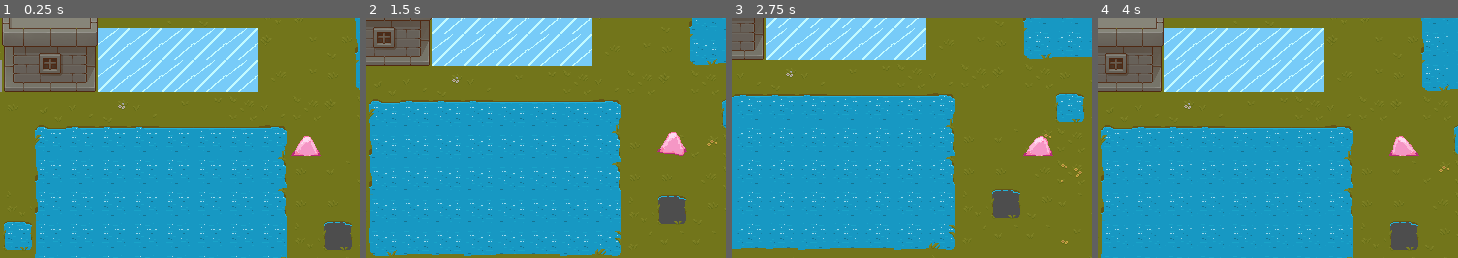
Above: before the commit, frames 1-4 (left to right).
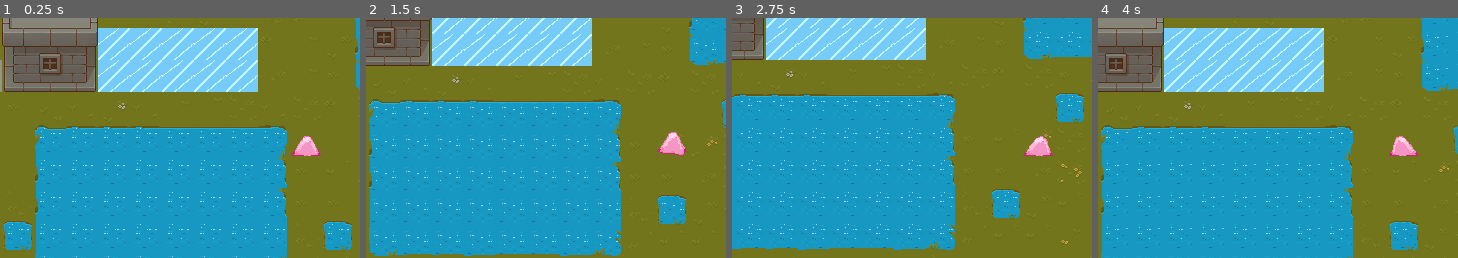
Above: after the commit, the same moments.

Repository: kp-04z/gelatinous-blobulous
Game: Godot game, scene res://world.tscn
Same seed, same stepped clock (60 frames per second), same inputs: the game is played once before the commit and once after it.
Inputs:
- Up to frame 1 (0.25 s): no input
- Up to frame 2 (1.5 s): tap Enter at 0.5 s; hold Right (right) 0.53-1.28 s; tap Space at 1.25 s; hold Down (down) from 1.28 s (still down)
- Up to frame 3 (2.75 s): tap Enter at 2 s; release Down (down) at 2.03 s; hold Right (right) from 2.03 s (still down)
- Up to frame 4 (4 s): release Right (right) at 2.78 s; hold Up (up) 2.78-3.53 s; tap Space at 3.5 s; hold Left (left) from 3.53 s (still down)
The pictures show only the part of the screen within x 8-58%, y 25-75%; the shares and areas given below are measured in that part.

The runs differ from the first frame. In frame 1, 0.8% of the frame differs, in the area x 90-98%, y 85-97%; in frame 2, 0.8%; in frame 3, 0.8%; in frame 4, 0.8%.

Commit message:
fixed inconsistencies

Diff:
--- a/player.gd
+++ b/player.gd
@@ -1,6 +1,6 @@
 extends CharacterBody2D
 
-# initialise variables
+# initialises variables
 const tile_size = 32
 var moving = false
 var speed = 10
@@ -28,6 +28,7 @@
 	"up": $"../conveyor_up",
 	"down": $"../conveyor_down"
 }
+
 
 # snaps player to center of tile
 func _ready():
@@ -94,6 +95,7 @@
 
 	move_and_slide()
 
+
 func move(direction):
 	if moving == false:
 		ray.target_position = inputs[direction] * tile_size
@@ -118,6 +120,7 @@
 			sliding_on_ice = false
 			is_colliding = true
 
+
 func move_false():
 	moving = false
 
@@ -130,6 +133,7 @@
 
 	animate(last_direction)
 
+
 func animate(last_direction):
 	if moving && get_conveyor_direction() == Vector2.ZERO && !is_on_ice():
 		sprite.play("move_" + last_direction)
--- a/world.tscn
+++ b/world.tscn
@@ -549,7 +549,7 @@
 
 [node name="water" type="TileMapLayer" parent="Terrain"]
 texture_filter = 1
-tile_map_data = PackedByteArray("AAAUAAYAAAAAAAAAAAAVAAcAAAA …(800 unchanged characters)… AAAAAAAAVAAoAAAAAAAAAAAAJAA0AAAAAAAAAAAA=")
+tile_map_data = PackedByteArray("AAAUAAYAAAAAAAAAAAAVAAcAAAA …(800 unchanged characters)… AAAAAAAAVAAoAAAAAAAAAAAAJAA0AAAAAAAAAAAATAA0AAAAAAAAAAAA=")
 tile_set = SubResource("TileSet_wse8f")
 
 [node name="grass" type="TileMapLayer" parent="Terrain"]
